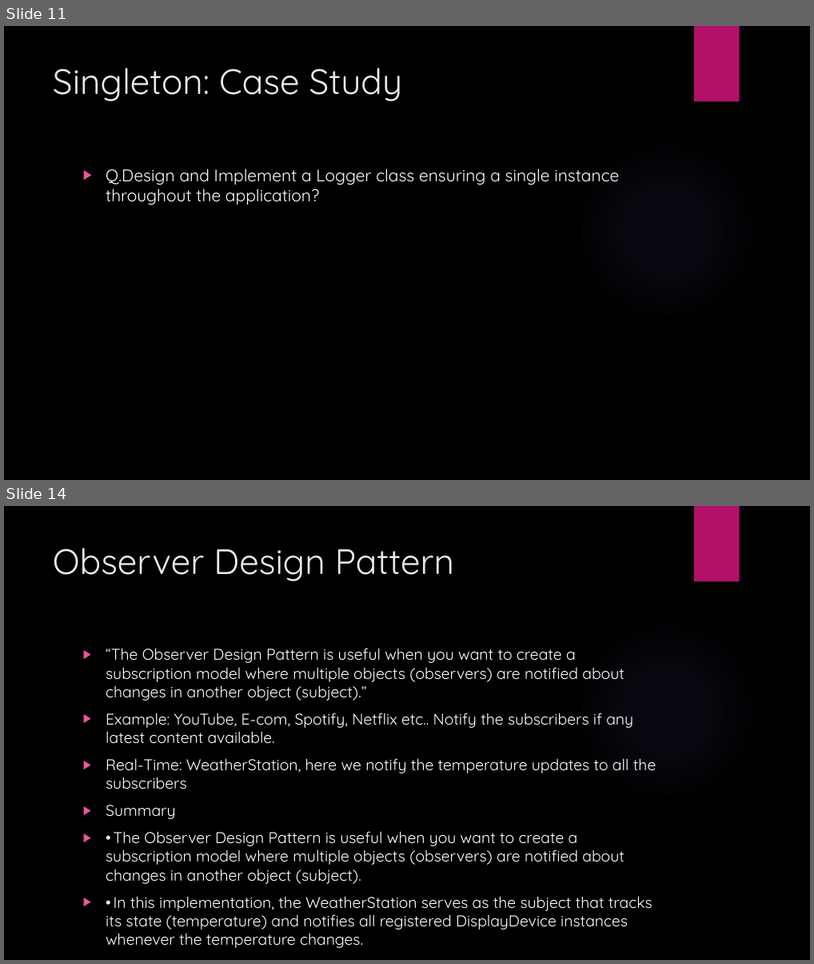
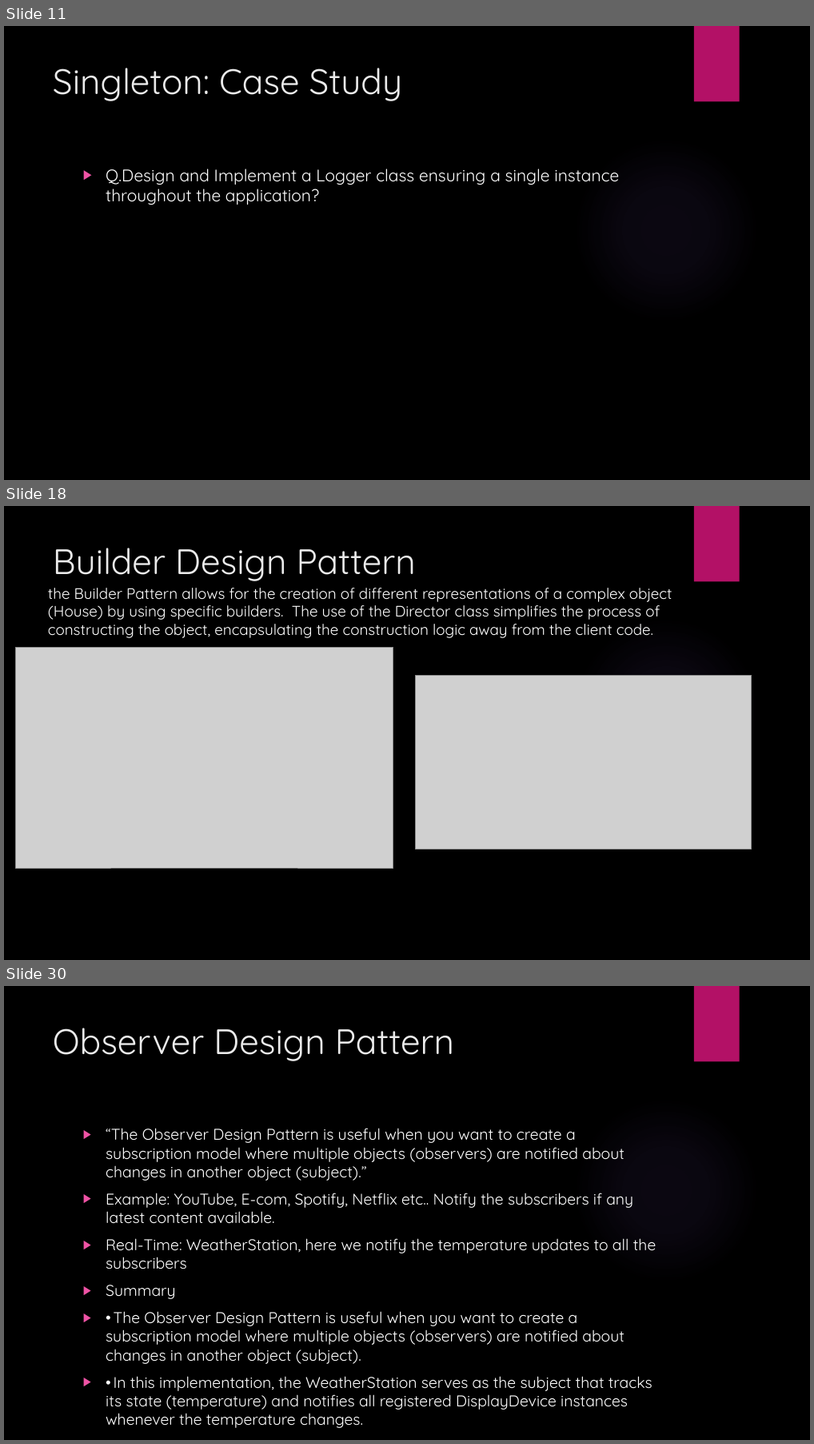
Before and after one commit to coderameen/Software-Architecture-and-Design-Patterns-in-Python-and-StarUML-Tool, a slide deck: Software Design Patterns PPT.pptx. Shown one above the other, each under a label of ours: slides 11 and 14 before the commit, slides 11, 18 and 30 after it; the slides between them are not shown. The pictures are 814x964 and 814x1444 pixels, drawn with LibreOffice and Linux fonts; fonts in the diff are those of the drawing; grey boxes stand for pictures; background and template pictures are left out. Boxes give left, top, right and bottom in pixels: in the first picture for what was removed or moved away, otherwise in the second. Text is boxed around its words. In the diff, an @@ line names an element or a change of style, - is before the commit and + after.

Commit message:
added Design pattern PPT

```diff
--- a/Software Design Patterns PPT.pptx
+++ b/Software Design Patterns PPT.pptx
@@ slide 18 added at (x1=4, y1=506, x2=810, y2=960), background picture (left out); not listed: 2 template elements that a slide beside it also shows @@
@@ title added at (x1=53, y1=548, x2=416, y2=581), 42 pt, text #EBEBEB @@
+Builder Design Pattern
@@ text added at (x1=48, y1=588, x2=673, y2=638), 18 pt, text #FFFFFF @@
+the Builder Pattern allows for the creation of different representations of a complex object (House) by using specific builders. The use of the Director class simplifies the process of constructing the object, encapsulating the construction logic away from the client code.
@@ picture added at (x1=15, y1=647, x2=394, y2=868) @@
@@ picture added at (x1=415, y1=675, x2=752, y2=848) @@
@@ what was slide 14 is now slide 30 @@
```
Also in this commit, not shown: 6 slides changed, 15 other slides added.
